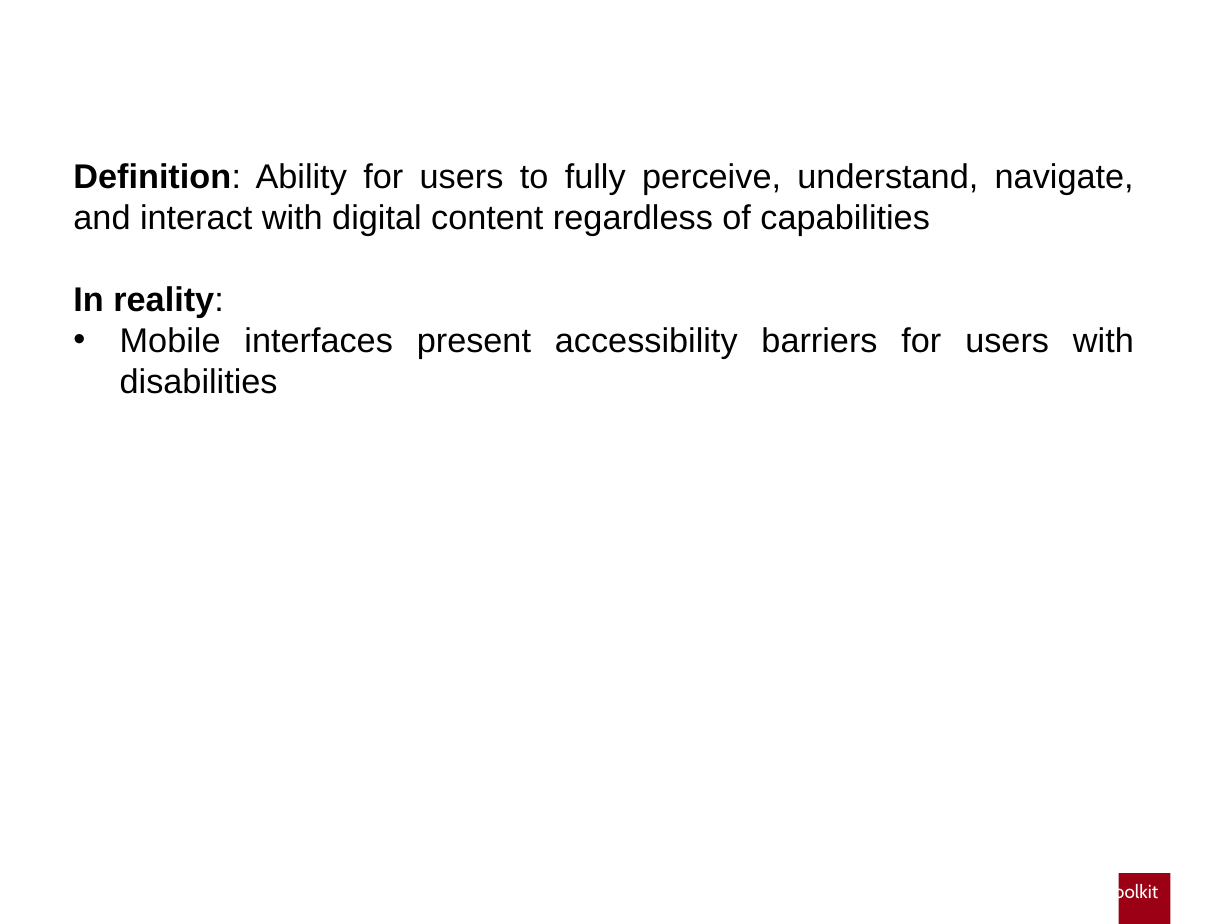
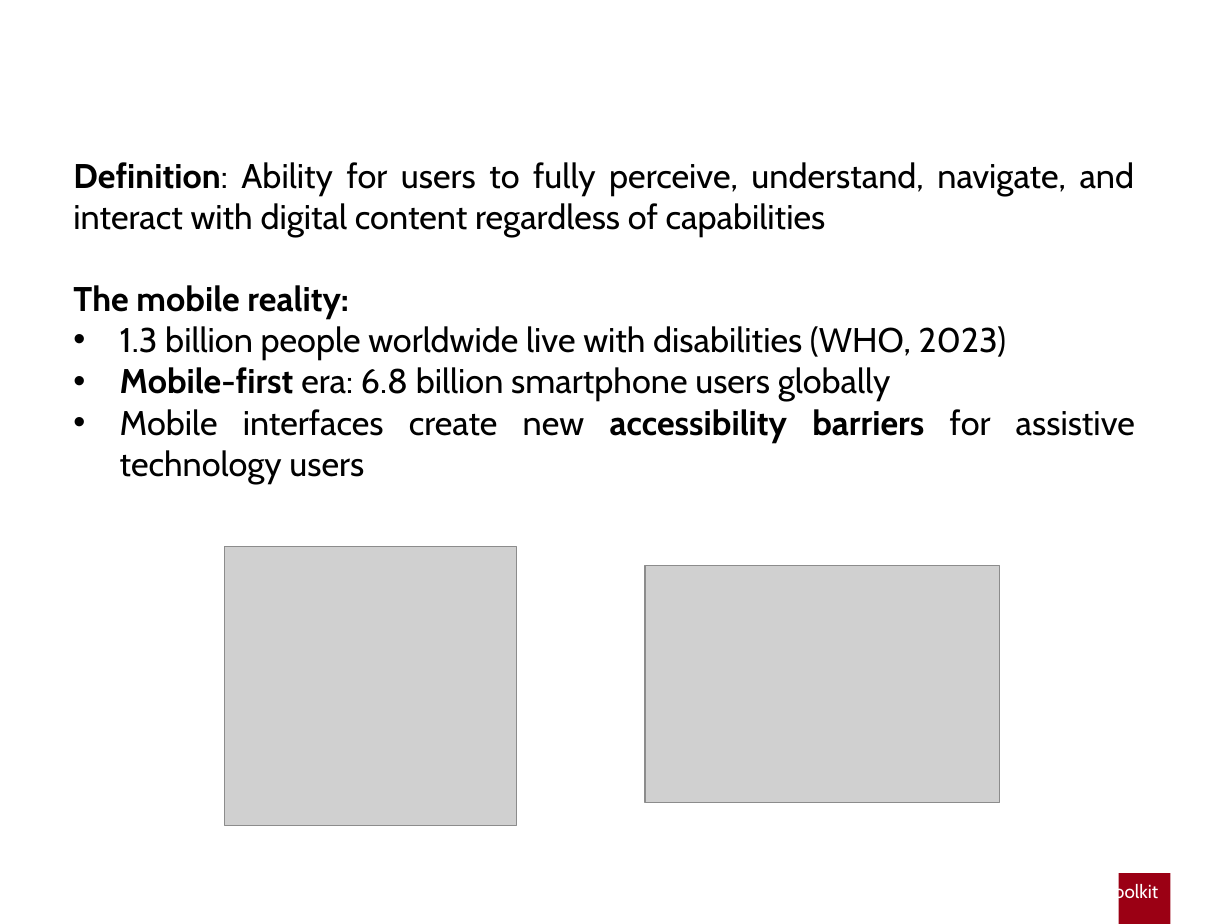
Before and after one commit to gabrielrovesti/Master-Thesis-UniPD, a slide deck: slide 2 of Thesis Presentation/Presentation Gabriel Rovesti.pptx. Drawn at 1232x924 pixels with LibreOffice and Linux fonts; fonts in the diff are those of the drawing; grey boxes stand for pictures; background and template pictures are left out. Boxes give left, top, right and bottom in pixels: in the first picture for what was removed or moved away, otherwise in the second. Text is boxed around its words. In the diff, an @@ line names an element or a change of style, - is before the commit and + after.

```diff
--- a/Thesis Presentation/Presentation Gabriel Rovesti.pptx
+++ b/Thesis Presentation/Presentation Gabriel Rovesti.pptx
@@ text at [73, 162, 1135, 238]: font Arial to Cabin in "Definition: Ability for users to fully perceive, ..." @@
@@ text at [73, 285, 1135, 484]: text changed; font Arial to Cabin @@
-In reality:
-• Mobile interfaces present accessibility barriers for users with disabilities
+The mobile reality:
+• 1.3 billion people worldwide live with disabilities (WHO, 2023)
+• Mobile-first era: 6.8 billion smartphone users globally
+• Mobile interfaces create new accessibility barriers for assistive technology users
@@ picture added at [224, 547, 516, 825] @@
@@ picture added at [646, 565, 1000, 803] @@
```
Also in this commit, not shown: 15 slides added, 1 other file.
